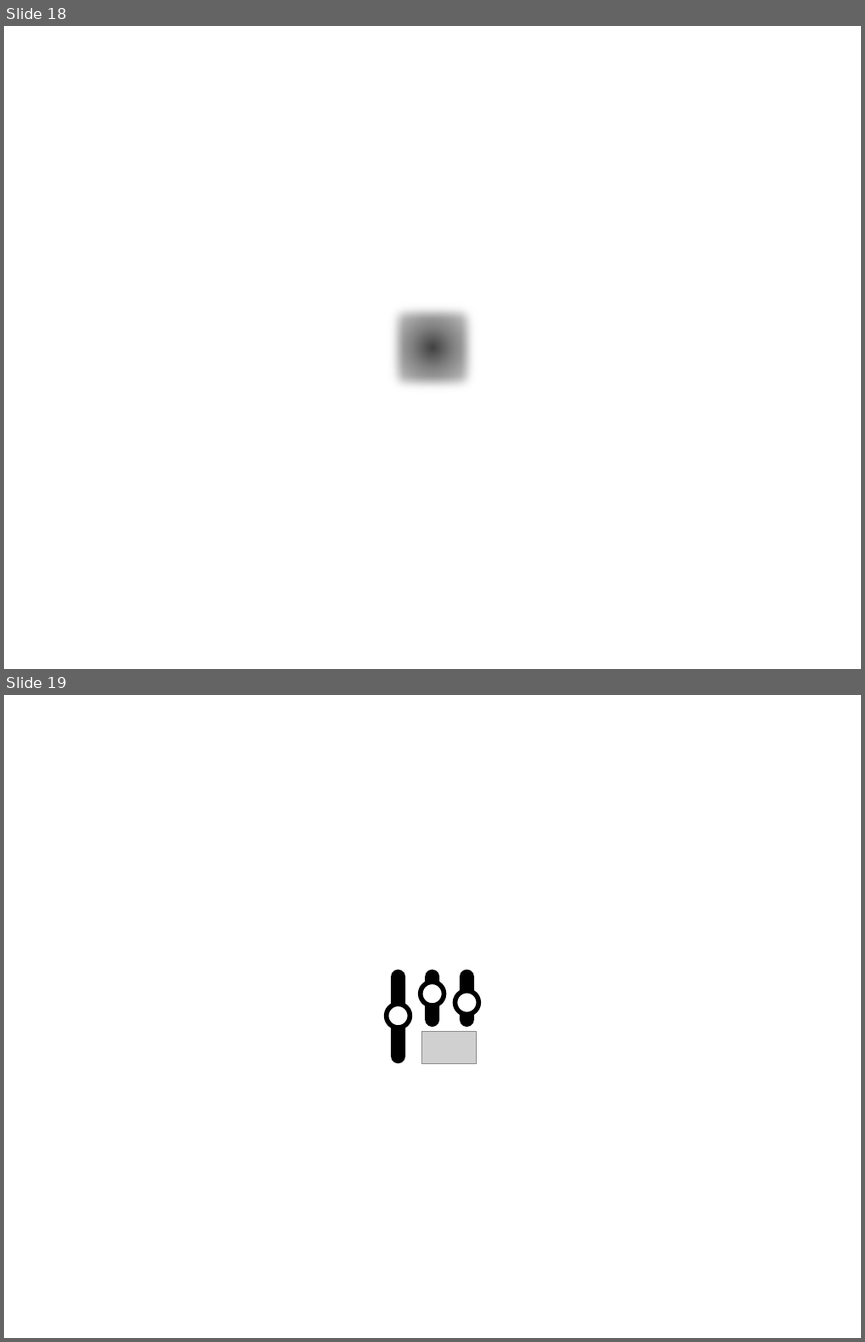
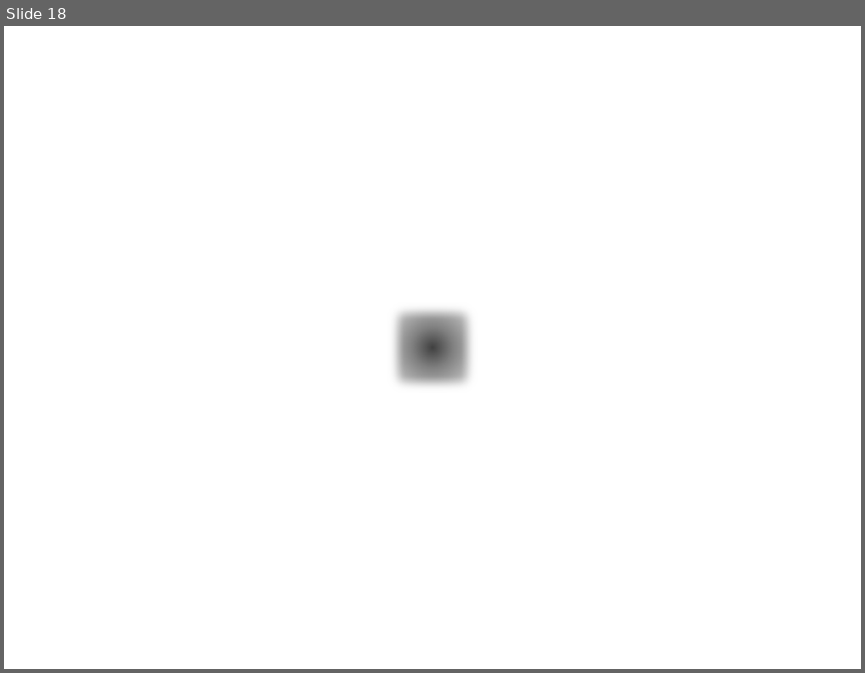
Before and after one commit to YinshengGuo/WinduVision, a slide deck: icons/icons.pptx. Shown one above the other, each under a label of ours: slides 18 and 19 before the commit, slide 18 after it. The pictures are 865x1342 and 865x673 pixels, drawn with LibreOffice and Linux fonts; fonts in the diff are those of the drawing; grey boxes stand for pictures. Boxes give left, top, right and bottom in pixels: in the first picture for what was removed or moved away, otherwise in the second. Text is boxed around its words. In the diff, an @@ line names an element or a change of style, - is before the commit and + after.

```diff
--- a/icons/icons.pptx
+++ b/icons/icons.pptx
@@ slide 19 removed at box(4, 695, 861, 1338), background #FFFFFF @@
@@ rounded rectangle removed at box(391, 970, 405, 1063) @@
@@ rounded rectangle removed at box(425, 970, 439, 1027) @@
@@ rounded rectangle removed at box(460, 970, 474, 1027) @@
@@ ellipse removed at box(420, 982, 444, 1006) @@
@@ ellipse removed at box(454, 991, 478, 1015) @@
@@ ellipse removed at box(386, 1004, 410, 1027) @@
@@ picture removed at box(422, 1031, 476, 1063) @@
```
Also in this commit, not shown: 2 slides changed, 2 slides added, 24 other slides removed, 17 other files.
